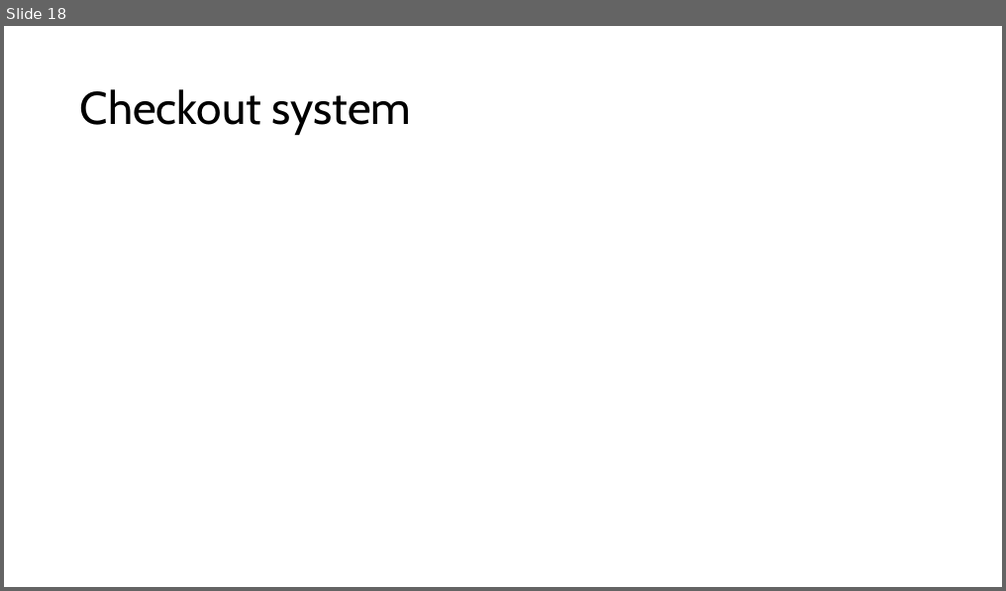
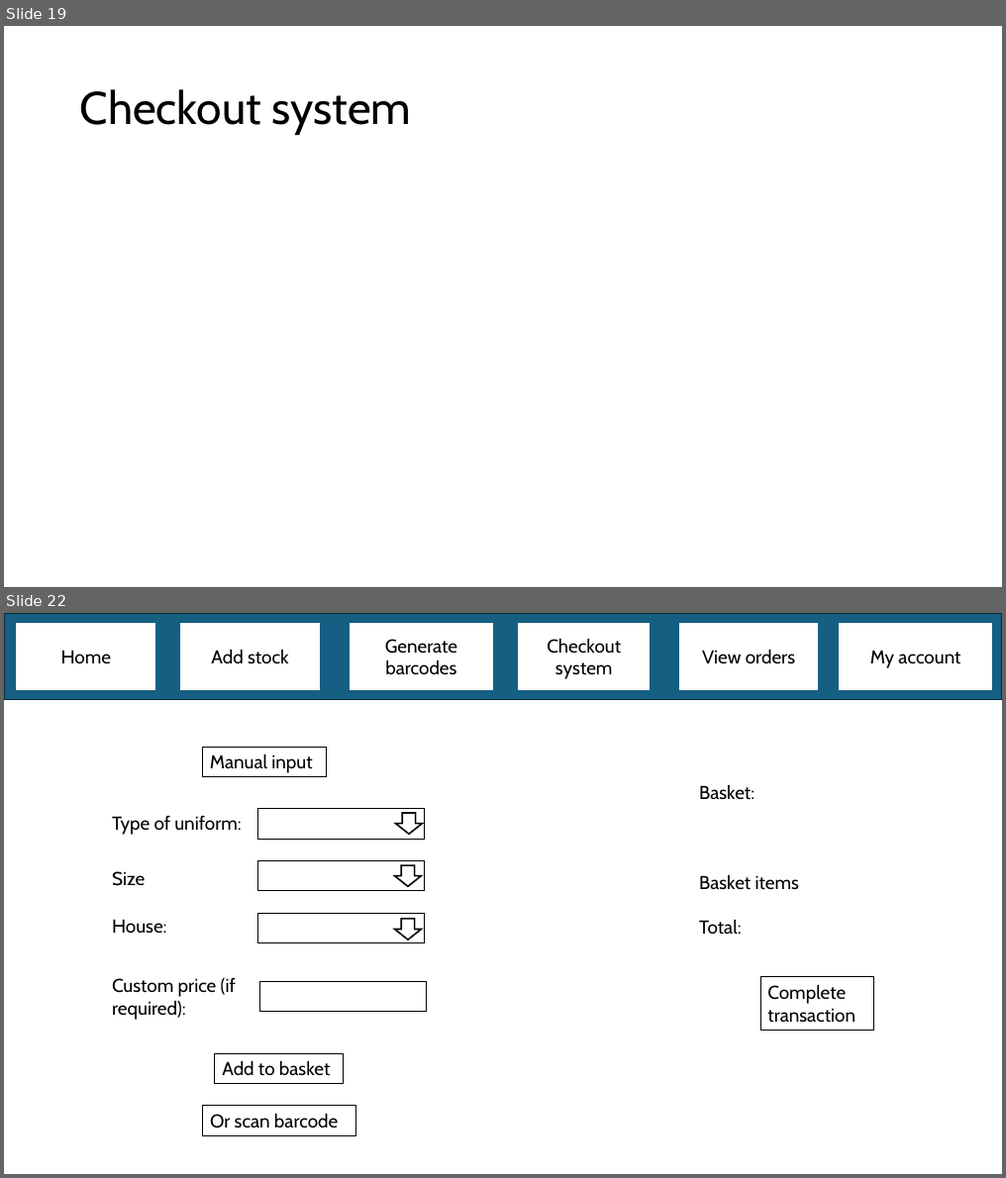
Before and after one commit to programmer647/Coursework, a slide deck: Writeup/Page designs.pptx. Shown one above the other, each under a label of ours: slide 18 before the commit, slides 19 and 22 after it; the slides between them are not shown. The pictures are 1006x591 and 1006x1178 pixels, drawn with LibreOffice and Linux fonts; fonts in the diff are those of the drawing. Boxes give left, top, right and bottom in pixels: in the first picture for what was removed or moved away, otherwise in the second. Text is boxed around its words. In the diff, an @@ line names an element or a change of style, - is before the commit and + after.

```diff
--- a/Writeup/Page designs.pptx
+++ b/Writeup/Page designs.pptx
@@ slide 22 added at (4,613,1002,1174), background #FFFFFF @@
@@ rectangle added at (4,613,1002,700), fill #156082, outline #092A39 1.5 pt @@
@@ rectangle added at (17,624,154,689), fill #FFFFFF, outline #FFFFFF 1.5 pt, 18 pt, text #000000 @@
+Home
@@ rectangle added at (181,624,319,689), fill #FFFFFF, outline #FFFFFF 1.5 pt, 18 pt, text #000000 @@
+Add stock
@@ rectangle added at (350,624,493,689), fill #FFFFFF, outline #FFFFFF 1.5 pt, 18 pt, text #000000 @@
+Generate barcodes
@@ rectangle added at (519,624,649,689), fill #FFFFFF, outline #FFFFFF 1.5 pt, 18 pt, text #000000 @@
+Checkout system
@@ rectangle added at (680,624,817,689), fill #FFFFFF, outline #FFFFFF 1.5 pt, 18 pt, text #000000 @@
+View orders
@@ rectangle added at (841,624,991,689), fill #FFFFFF, outline #FFFFFF 1.5 pt, 18 pt, text #000000 @@
+My account
@@ rectangle added at (202,747,327,777), outline #000000 0.75 pt, 18 pt, text #000000 @@
+Manual input
@@ text added at (699,785,799,935), 18 pt, text #000000 @@
+Basket:
+Basket items
+Total:
@@ text added at (112,816,241,835), 18 pt, text #000000 @@
+Type of uniform:
@@ rectangle added at (257,808,424,839), outline #000000 0.75 pt @@
@@ down arrow added at (395,813,422,834), fill #FFFFFF, outline #000000 1.5 pt @@
@@ text added at (112,871,145,886), 18 pt, text #000000 @@
+Size
@@ rectangle added at (257,861,424,891), outline #000000 0.75 pt @@
@@ down arrow added at (395,865,421,886), fill #FFFFFF, outline #000000 1.5 pt @@
@@ text added at (112,919,166,933), 18 pt, text #000000 @@
+House:
@@ rectangle added at (257,913,424,943), outline #000000 0.75 pt @@
@@ down arrow added at (395,919,421,940), fill #FFFFFF, outline #000000 1.5 pt @@
@@ text added at (112,978,236,1020), 18 pt, text #000000 @@
+Custom price (if required):
@@ rectangle added at (260,982,426,1012), outline #000000 0.75 pt @@
@@ rectangle added at (761,977,874,1031), outline #000000 0.75 pt, 18 pt, text #000000 @@
+Complete transaction
@@ rectangle added at (215,1054,344,1084), outline #000000 0.75 pt, 18 pt, text #000000 @@
+Add to basket
@@ rectangle added at (202,1106,355,1136), outline #000000 0.75 pt, 18 pt, text #000000 @@
+Or scan barcode
@@ what was slide 18 is now slide 19 @@
```
Also in this commit, not shown: 4 slides changed, 2 other slides added, 4 other files.
